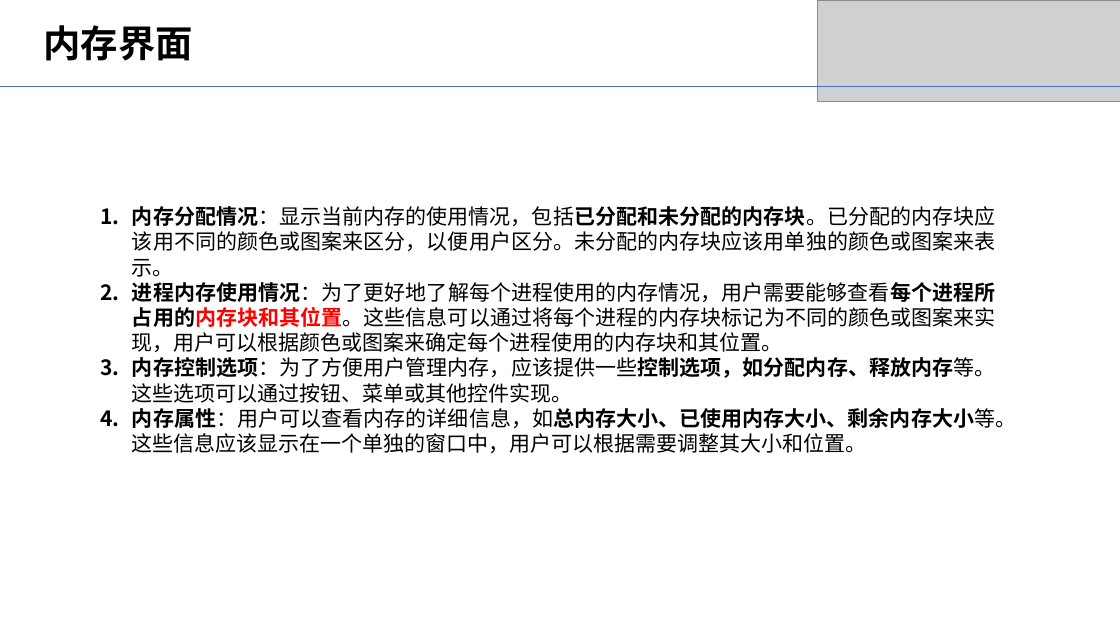
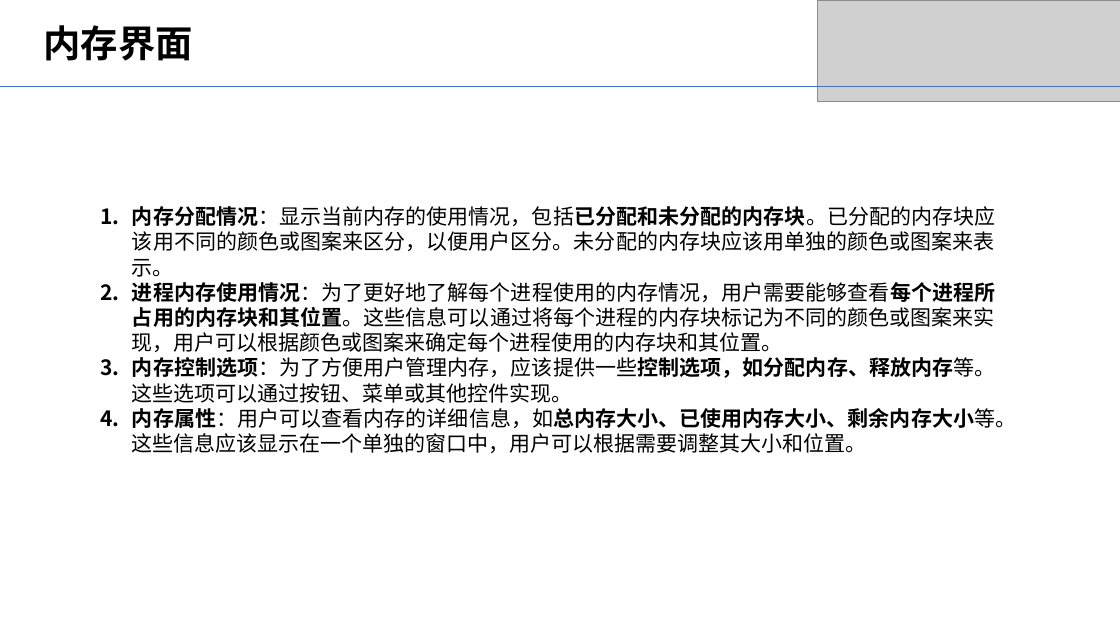
Before and after one commit to chrisx599/os_lab, a slide deck: slide 14 of document/概要设计pre_v1.0.pptx. Drawn at 1120x630 pixels with LibreOffice and Linux fonts; fonts in the diff are those of the drawing; grey boxes stand for pictures. Boxes give left, top, right and bottom in pixels: in the first picture for what was removed or moved away, otherwise in the second. Text is boxed around its words. In the diff, an @@ line names an element or a change of style, - is before the commit and + after.

```diff
--- a/document/概要设计pre_v1.0.pptx
+++ b/document/概要设计pre_v1.0.pptx
@@ text at bbox=[132, 282, 996, 352]: text colour #FF0000 to #000000 in "进程内存使用情况：为了更好地了解每个进程使用的内存情况，用户需要能够查看每个进程所占用的内存块和其位置。这些信息可以通过 ..." @@
```
Also in this commit, not shown: 9 other slides changed, 3 other files.
